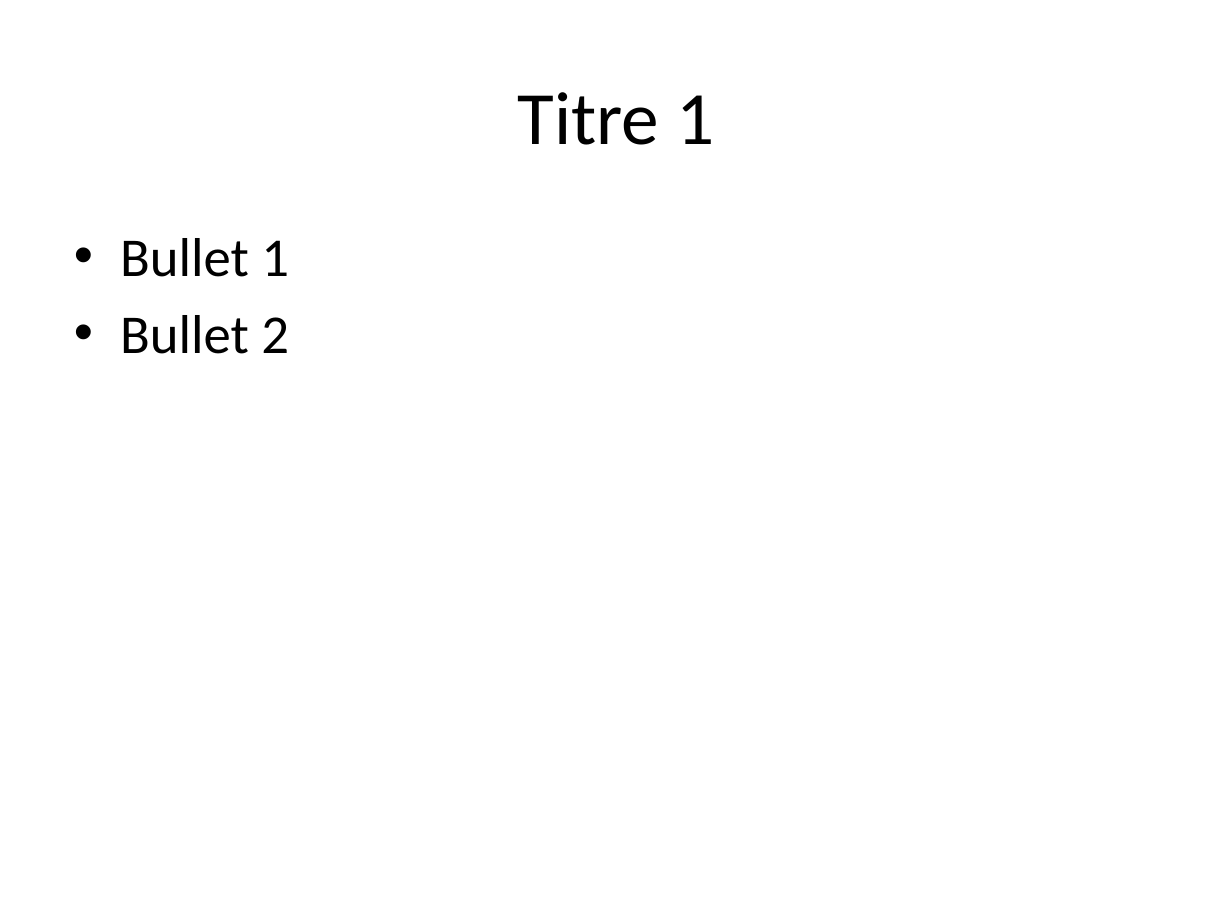
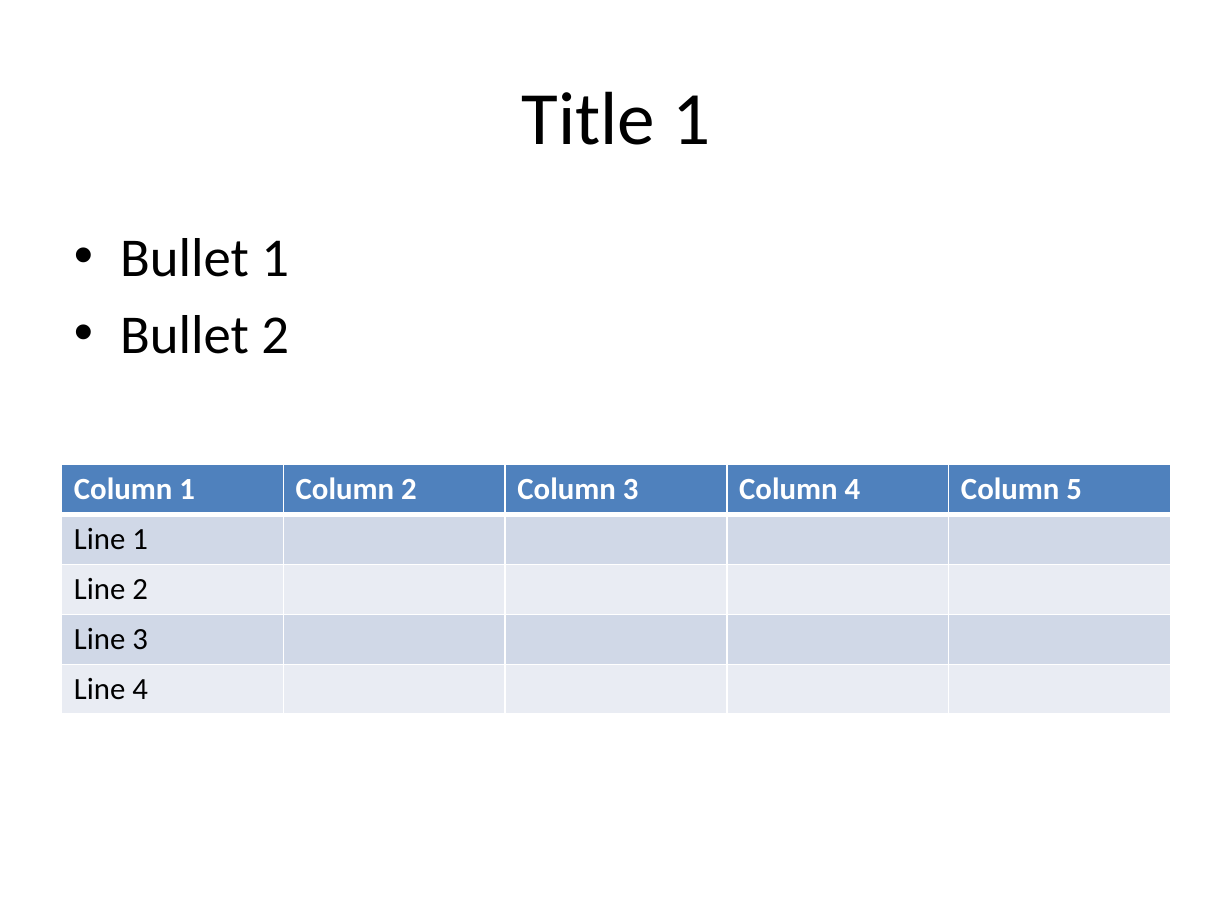
Before and after one commit to tkrotoff/PptxTemplater, a slide deck: slide 2 of PptxTemplating.Tests/files/test1.pptx. Drawn at 1232x924 pixels with LibreOffice and Linux fonts; fonts in the diff are those of the drawing. Boxes give left, top, right and bottom in pixels: in the first picture for what was removed or moved away, otherwise in the second. Text is boxed around its words. In the diff, an @@ line names an element or a change of style, - is before the commit and + after.

```diff
--- a/PptxTemplating.Tests/files/test1.pptx
+++ b/PptxTemplating.Tests/files/test1.pptx
@@ title at (521, 91, 710, 145): text changed @@
-Titre 1
+Title 1
@@ table added at (62, 464, 1170, 715), 5 rows, 5 columns @@
+Column 1 | Column 2 | Column 3 | Column 4 | Column 5
+Line 1 |  |  |  | 
+Line 2 |  |  |  | 
+Line 3 |  |  |  | 
+Line 4 |  |  |  | 
```
Also in this commit, not shown: 1 other slide changed, 1 other file.
